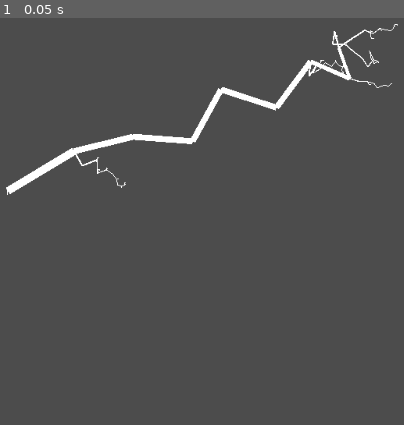
Above: before the commit, frame 1.
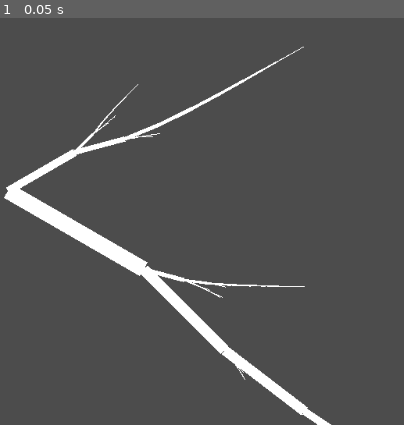
Above: after the commit, the same moment.

Repository: MichaelReel/2DMapGen
Game: Godot game, scene res://FractalRivers.tscn
Two runs of this game, one before a commit and one after it. Both use one fixed random seed, a clock stepped at 60 frames per second and the inputs below. This scene is started directly instead of the project's main scene.
Inputs:
- Up to frame 1 (0.05 s): no input

The runs differ from the first frame. In frame 1, 5.6% of the frame differs, in the area x 0-99%, y 1-100%.

Commit message:
Not great this one, might try a different approach

Diff:
--- a/FractalRivers.gd
+++ b/FractalRivers.gd
@@ -1,10 +1,11 @@
 extends TextureRect
 
-const START_WIDTH = 10.0
+const START_WIDTH = 30.0
+const START_ANGLE = 0.0
 const MIN_WIDTH = 0.1
 const LEN_WIDTH_RATIO = 10.0
 const EXTENSION_CHANCE = 0.5
-const ANGLE_CHANGE = PI / 3
+const START_ANGLE_CHANGE = PI / 6
 
 var width : int = rect_size.x
 var height : int = rect_size.y
@@ -12,51 +13,48 @@
 
 class Section:
 	var width : float
+	var angle : float
 	var source : Vector2
 	var mouth : Section
 	var tributaries : Array
 
-	func _init(w : float, s : Vector2, m):
+	func _init(w : float, a : float, s : Vector2, m):
 		width = w
+		angle = a
 		source = s
 		mouth = m
 		tributaries = []
 
-	func get_angle() -> float:
-		return mouth.source.angle_to(source)
-
 	func draw(canvas : CanvasItem, color : Color):
-		canvas.draw_line(mouth.source, source, color, width)
+		if mouth != null:
+			canvas.draw_line(mouth.source, source, color, width)
 		for tributary in tributaries:
 			tributary.draw(canvas, color)
 
-	func make_tributaries():
+	func make_tributaries(angle_change):
 		if width <= MIN_WIDTH:
 			return
-		# How many tributaries?
-		if randf() < EXTENSION_CHANCE:
-			# Get new angle, get new length, add 1 new tributary, move on
-			_make_tributary(width - MIN_WIDTH, ANGLE_CHANGE)
-		else:
-			# Split width in 2
-			var new_width = rand_range(MIN_WIDTH, width - MIN_WIDTH)
-			_make_tributary(new_width, ANGLE_CHANGE * 2)
-			_make_tributary(width - new_width, ANGLE_CHANGE * 2)
+
+		# Split width in 2
+		var new_width = rand_range(MIN_WIDTH, width - MIN_WIDTH)
+		_make_tributary(new_width, -angle_change)
+		_make_tributary(width - new_width, angle_change)
 
 	func _make_tributary(new_width : float, angle_change : float):
-			var new_angle : float = get_angle() + rand_range(-angle_change, angle_change)
-			var direction : Vector2 = Vector2(new_width * LEN_WIDTH_RATIO, 0.0).rotated(new_angle)
-			var new_section : Section = Section.new(new_width, source + direction, self)
+			var new_angle : float = angle + angle_change
+			# Bigger the angle change, shorter the section
+			var section_len = new_width * LEN_WIDTH_RATIO
+			var direction : Vector2 = Vector2(section_len, 0.0).rotated(new_angle)
+			var new_section : Section = Section.new(new_width, new_angle, source + direction, self)
 			tributaries.append(new_section)
-			new_section.make_tributaries()
+			new_section.make_tributaries(angle_change / 2.0)
 
 
 func _ready():
-	var off_map := Section.new(START_WIDTH, Vector2(-1.0, height / 2), null)
-	river_mouth = Section.new(START_WIDTH, Vector2(0.0, height / 2), off_map)
+	river_mouth = Section.new(START_WIDTH, START_ANGLE, Vector2(0.0, height / 2), null)
 
 	seed(1)
-	river_mouth.make_tributaries()
+	river_mouth.make_tributaries(START_ANGLE_CHANGE)
 
 func _draw():
 	# Take advantage of the inherited CanvasItem capability
